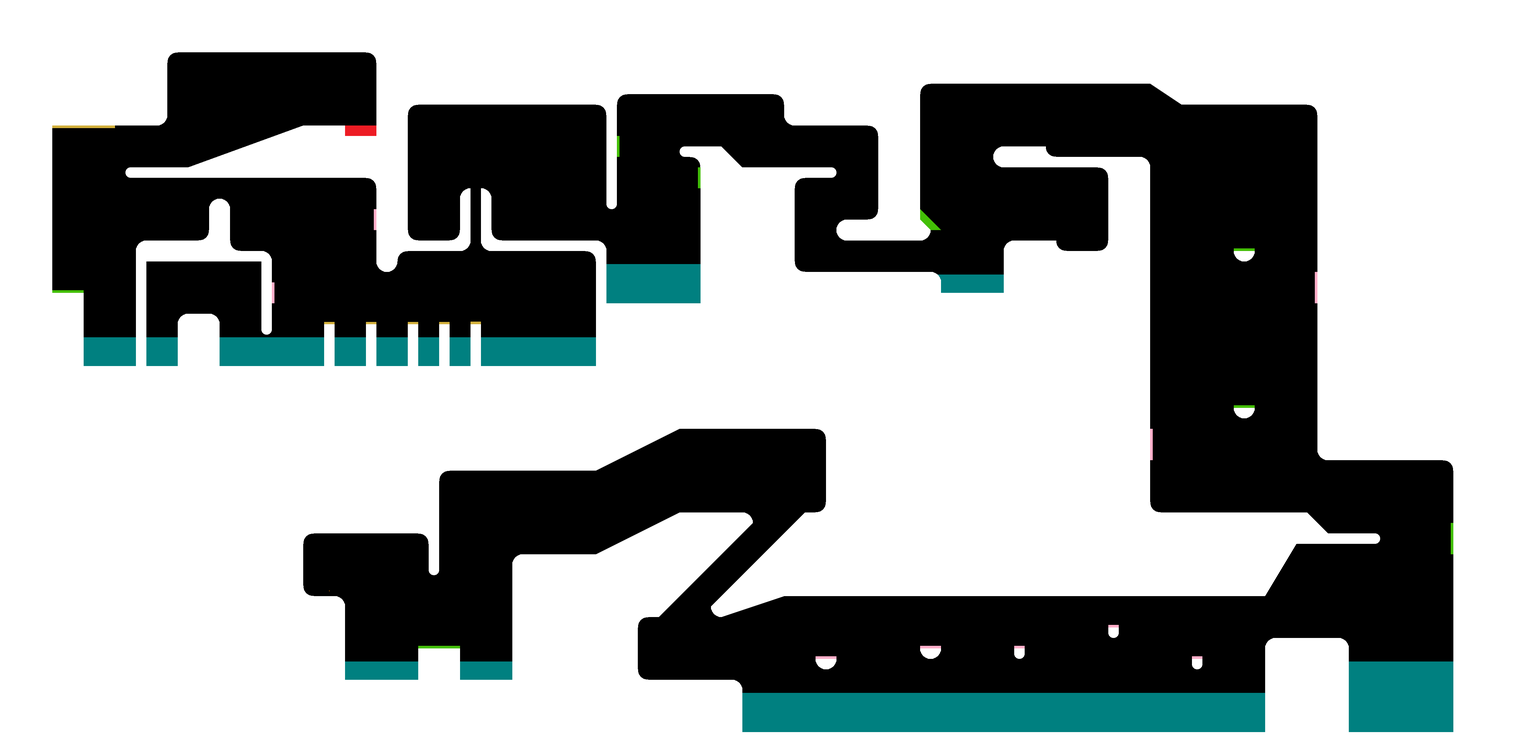
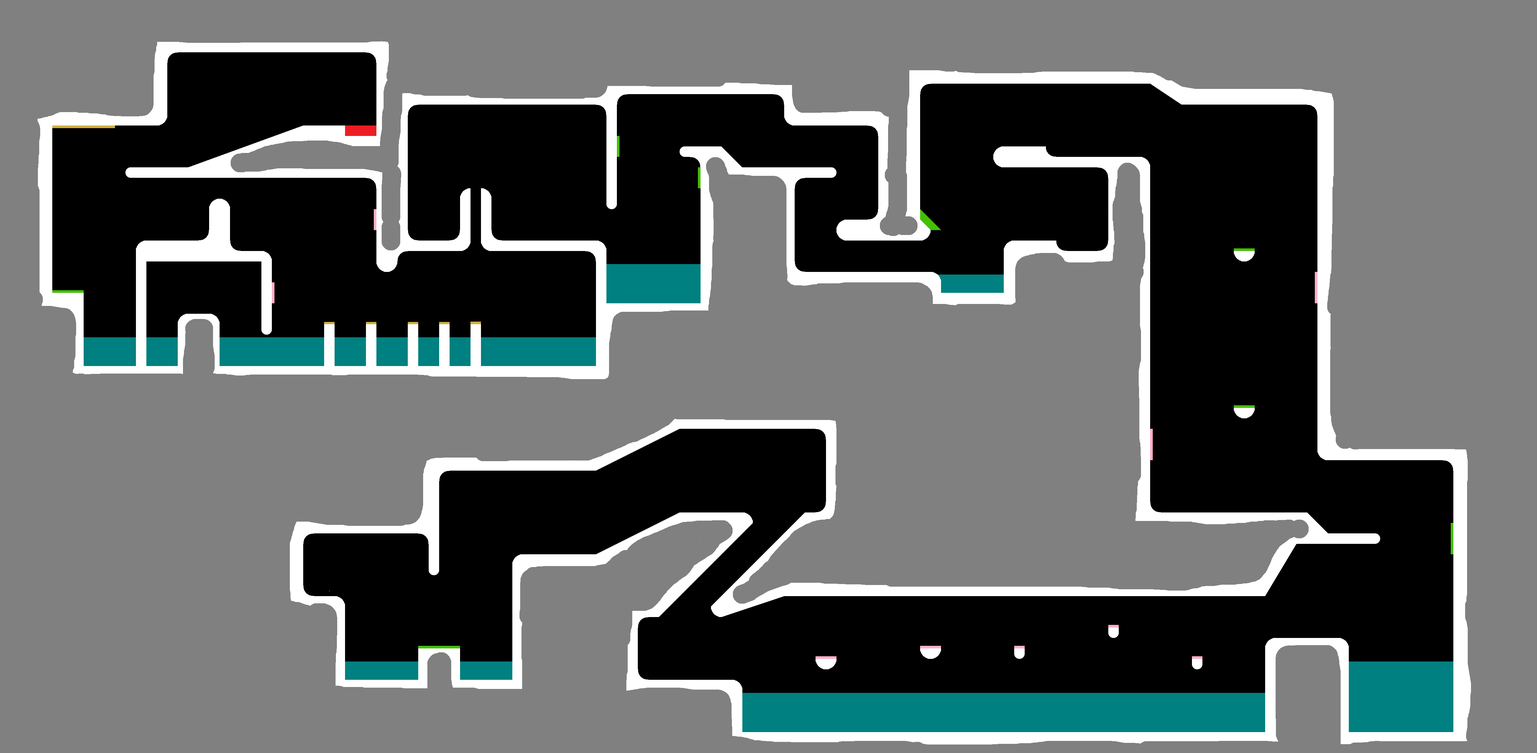
Comparing the layer stacks of the two 1537px x 753px images. Changes:
added layer "ignore" above "white" over [0, 0, 1537, 753]
